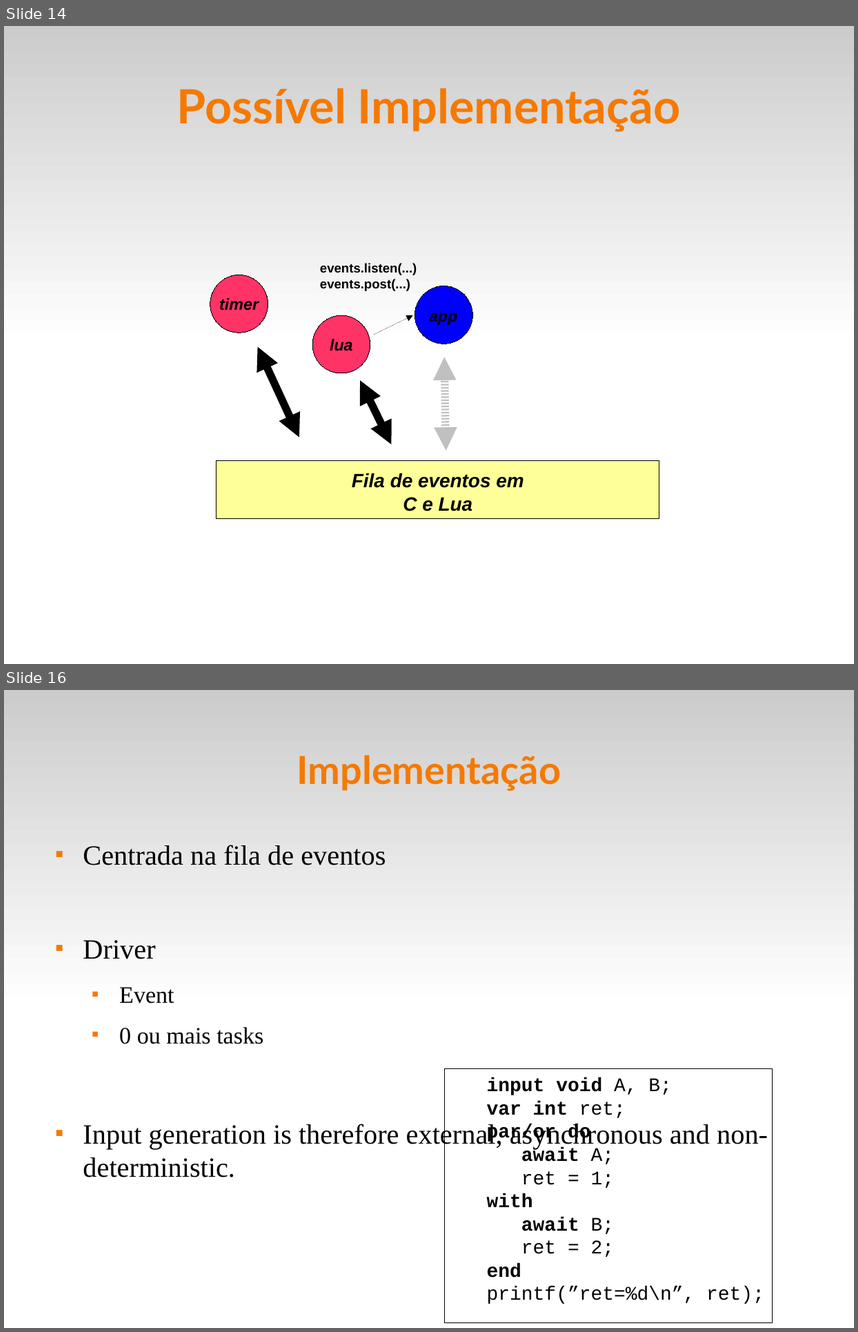
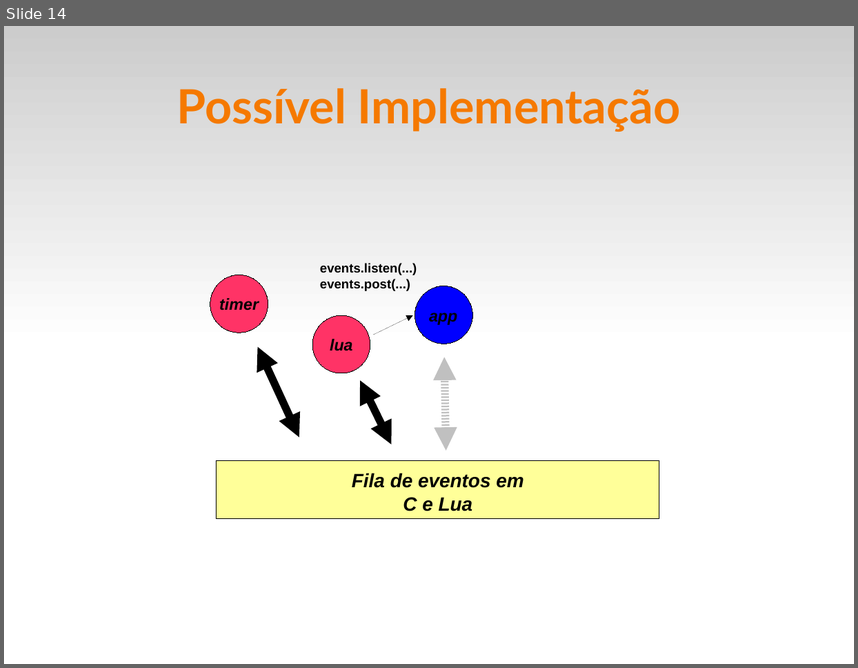
Before and after one commit to fsantanna/events, a slide deck: evt.odp. Shown one above the other, each under a label of ours: slides 14 and 16 before the commit, slide 14 after it; the slides between them are not shown. The pictures are 858x1332 and 858x668 pixels, drawn with LibreOffice and Linux fonts; fonts in the diff are those of the drawing. Boxes give left, top, right and bottom in pixels: in the first picture for what was removed or moved away, otherwise in the second. Text is boxed around its words. In the diff, an @@ line names an element or a change of style, - is before the commit and + after.

```diff
--- a/evt.odp
+++ b/evt.odp
@@ slide 16 removed at [4, 690, 854, 1328], background #FFFFFF; not listed: 1 template element that a slide beside it also shows @@
@@ title removed at [297, 755, 562, 791] @@
-Implementação
@@ text removed at [83, 845, 768, 1177] @@
-■ Centrada na fila de eventos
-■ Driver
-  ■ Event
-  ■ 0 ou mais tasks
-■ Input generation is therefore external, asynchronous and non-deterministic.
@@ rectangle removed at [444, 1069, 772, 1323] @@
-input void A, B;
-var int ret;
-par/or do
-await A;
-ret = 1;
-with
-await B;
-ret = 2;
-end
-printf(”ret=%d\n”, ret);
```
Also in this commit, not shown: 3 slides changed, 3 slides added, 20 other slides removed, 4 other files.
